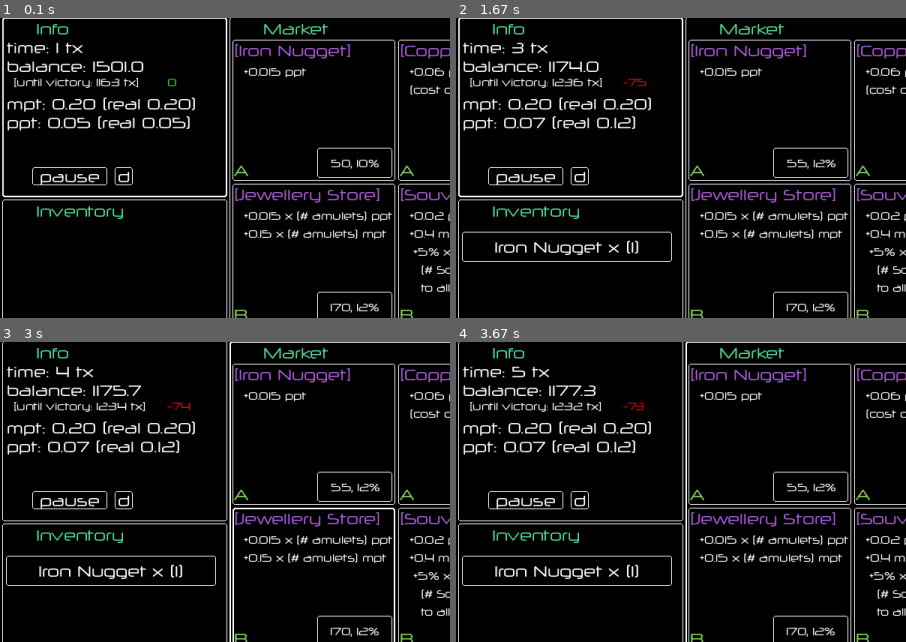
Above: before the commit, frames 1-4 (two rows, left to right).
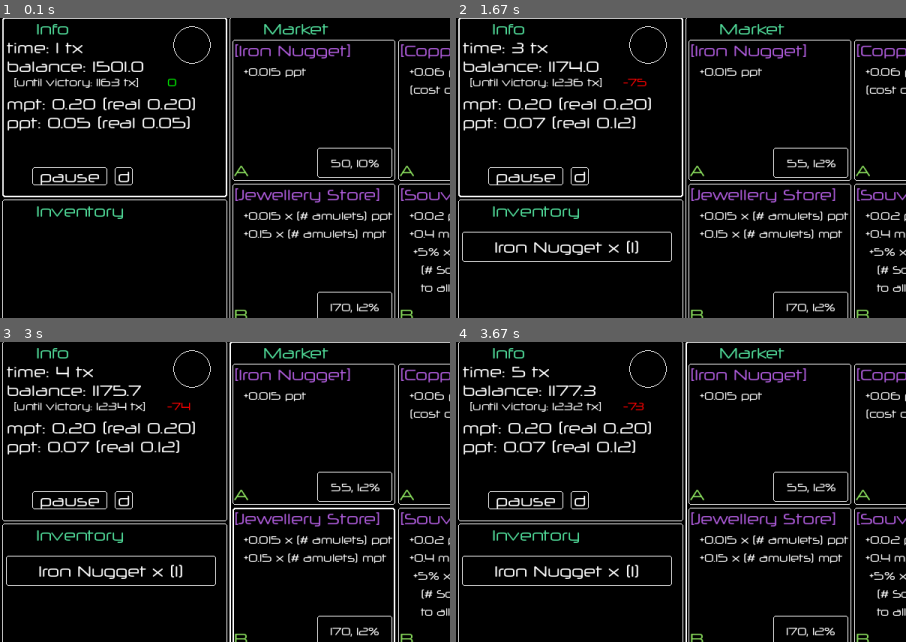
Above: after the commit, the same moments.

Repository: rayannott/economygame
Game: pygame game, started from main.py
Same seed, same stepped clock (60 frames per second), same inputs: the game is played once before the commit and once after it.
Inputs (mouse positions are % of the whole screen's width and height, from its top left):
- Up to frame 1 (0.1 s): no input
- Up to frame 2 (1.67 s): click "50, 10%" at 0.38 s; click (60, 72) at 0.72 s; click (19, 35) at 1.05 s; click (24, 13) at 1.38 s
- Up to frame 3 (3 s): click (52, 16) at 1.72 s; click (45, 76) at 2.05 s; click (47, 33) at 2.38 s; click (36, 29) at 2.72 s
- Up to frame 4 (3.67 s): click (76, 41) at 3.05 s; click (81, 48) at 3.38 s
The pictures show only the part of the screen within x 0-50%, y 0-50%; the shares and areas given below are measured in that part.

The runs differ from the first frame. In frame 1, 0.1% of the frame differs, in the area x 38-47%, y 2-16%; in frame 2, 0.1%; in frame 3, 0.1%; in frame 4, 0.1%.

Commit message:
added circular base class

Diff:
--- a/game.py
+++ b/game.py
@@ -1,9 +1,12 @@
 from collections import Counter
 import time
+import math
 
 import pygame
+from pygame.gfxdraw import filled_polygon
 
 from base_objects import Cost, ShopCell, ShopItemType
+from gui.gui_circle import DummyCircle
 from player import Player
 from gui.gui_rect import Button, Label, Notification, ProgressBar, Panel
 from gui.gui_utils import BLACK, CP1, EFFECTS_PANEL_SIZE, FONT_NORM, FRAMERATE, GREEN, INFO_PANEL_SIZE, INVENTORY_PANEL_SIZE, RED, SHOP_PANEL_SIZE, WHITE, WINDOW_SIZE, FONT_HUGE, FONT_SMALL, CP0, INV_BTN_SLOT_SIZE, random_point
@@ -12,6 +15,14 @@
 from shop_items import create_shop
 from utils import BONUS_AMOUNT, BONUS_EVERY, GOAL_BALANCE, SELL_ITEM_ORIGINAL_PRICE_PORTION, TICK
 from sfx_tools import play_sfx
+
+
+def fill_arc(screen, center, radius, theta0, theta1, color, ndiv=50):
+    x0, y0 = center
+    dtheta = (theta1 - theta0) / ndiv
+    angles = [theta0 + i*dtheta for i in range(ndiv + 1)]
+    points = [(x0, y0)] + [(x0 + radius * math.cos(theta), y0 - radius * math.sin(theta)) for theta in angles]
+    filled_polygon(screen, points, color)
 
 
 class Game:
@@ -86,6 +97,8 @@
             create_panels_from_shop(self.shop, self.surface, self.shop_panel) # type: ignore
         )
 
+        self.dummy_circle = DummyCircle((256, 40), 25, self.surface, 'ok hello')
+
     def update(self):
         '''Updates the brains of the game (back)'''
         self.current_time = time.time()
@@ -116,6 +129,8 @@
         self.info_panel.labels[6].set_text(f'ppt: {self.player.ppt:.2f} (real {self.player.real_ppt:.2f})')
 
         self.info_panel.update(current_mouse_pos)
+
+        self.dummy_circle.update(current_mouse_pos)
 
         # shop panel:
         for key, shop_panel_item in self.shop_panel.gui_objects.items():
--- /dev/null
+++ b/gui/gui_circle.py
@@ -0,0 +1,75 @@
+'''
+All curcilar gui objects
+'''
+
+from abc import ABC, abstractmethod
+from typing import Optional
+
+import pygame
+
+from gui.gui_rect import Label, Panel
+from gui.gui_utils import FONT_SMALL, WHITE, WINDOW_SIZE
+
+
+class GUICircle(ABC):
+    def __init__(
+            self,
+            center: tuple[float, float],
+            radius: float,
+            surface: pygame.Surface,
+            hoverhint: str = '',
+            parent: Optional[Panel] = None
+        ) -> None:
+        super().__init__()
+        self.center = center
+        self.radius = radius
+        self.surface = surface
+        self.hoverhint = hoverhint
+        self.parent = parent
+        self.active = True
+        self.visible = True
+        self.hovering = False # boolean flag updated every frame
+        self.depth = 1 if parent else 0
+
+        self.color_frame = WHITE
+
+        self.hint_label = Label(self.hoverhint, self.surface, FONT_SMALL, WHITE, bottomleft=(3, WINDOW_SIZE[1] - 3))
+
+    def set_visible(self, set_to: bool) -> None:
+        self.visible = set_to
+
+    def set_active(self, set_to: bool) -> None:
+        self.active = set_to
+
+    def set_frame_color(self, set_to: str):
+        self.color_frame = set_to
+
+    def clicked(self) -> bool:
+        return self.active and self.hovering
+
+    @abstractmethod
+    def draw(self) -> None:
+        if self.visible:
+            pygame.draw.circle(self.surface, self.color_frame, self.center, self.radius, width=2 if self.hovering else 1)
+
+    @abstractmethod
+    def update(self, current_mouse_pos: tuple[int, int]):
+        self.hovering = (current_mouse_pos[0] - self.center[0])**2 + (current_mouse_pos[1] - self.center[1])**2 < self.radius**2
+        if self.hoverhint and self.hovering:
+            self.hint_label.update()
+        self.draw()
+
+
+class DummyCircle(GUICircle):
+    def __init__(self, center: tuple[float, float], radius: float, surface: pygame.Surface, hoverhint: str = '', parent: Panel | None = None) -> None:
+        super().__init__(center, radius, surface, hoverhint, parent)
+
+    def draw(self) -> None:
+        return super().draw()
+
+    def update(self, current_mouse_pos: tuple[int, int]):
+        return super().update(current_mouse_pos)
+
+
+class ProgressCircle(GUICircle):
+    pass
--- a/gui/gui_rect.py
+++ b/gui/gui_rect.py
@@ -1,3 +1,6 @@
+'''
+All rectangular gui objects
+'''
 from abc import ABC, abstractmethod
 from typing import Union
 
@@ -57,7 +60,6 @@
         self.visible = True
         self.active = True
         self.hovering = False # boolean flag updated every frame
-        self.clickable = False
         self.depth = 1 if parent else 0
         self.color_text = WHITE
         self.color_hint = WHITE
@@ -102,7 +104,6 @@
     def __init__(self, topleft: tuple[float, float], size: tuple[float, float], surface: pygame.Surface,
                  text: str = '', hoverhint: str = '', text_font = FONT_NORM, parent = None) -> None:
         super().__init__(topleft, size, surface, text, hoverhint, text_font, parent)
-        self.clickable = True
 
     def update(self, current_mouse_pos: tuple[int, int]):
         return super().update(current_mouse_pos)
